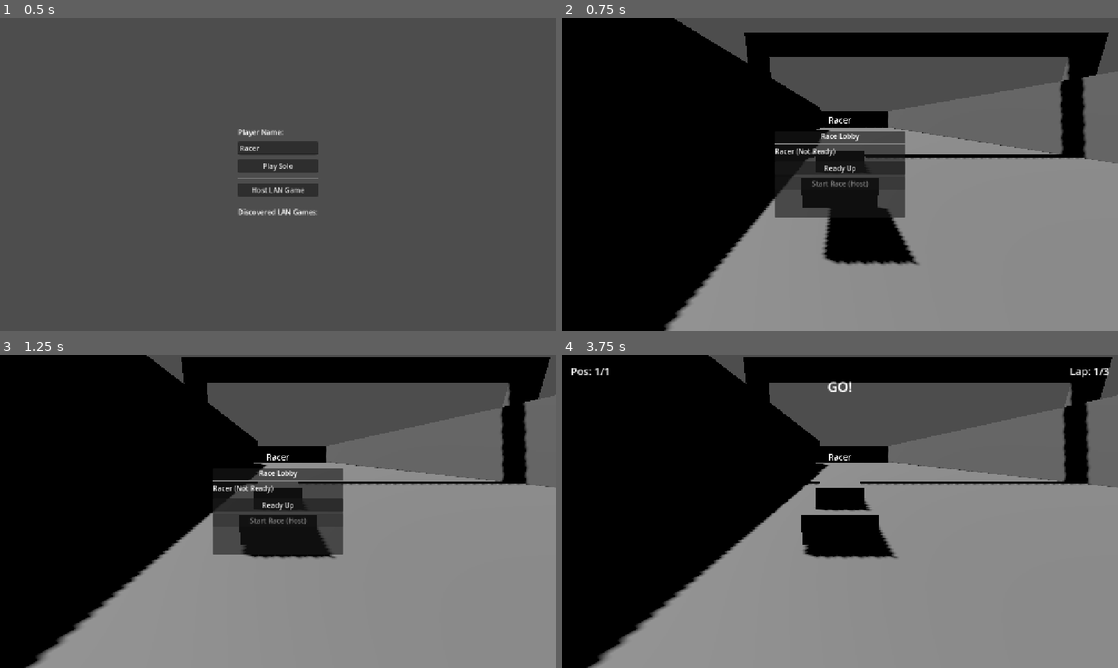
Above: before the commit, frames 1-4 (two rows, left to right).
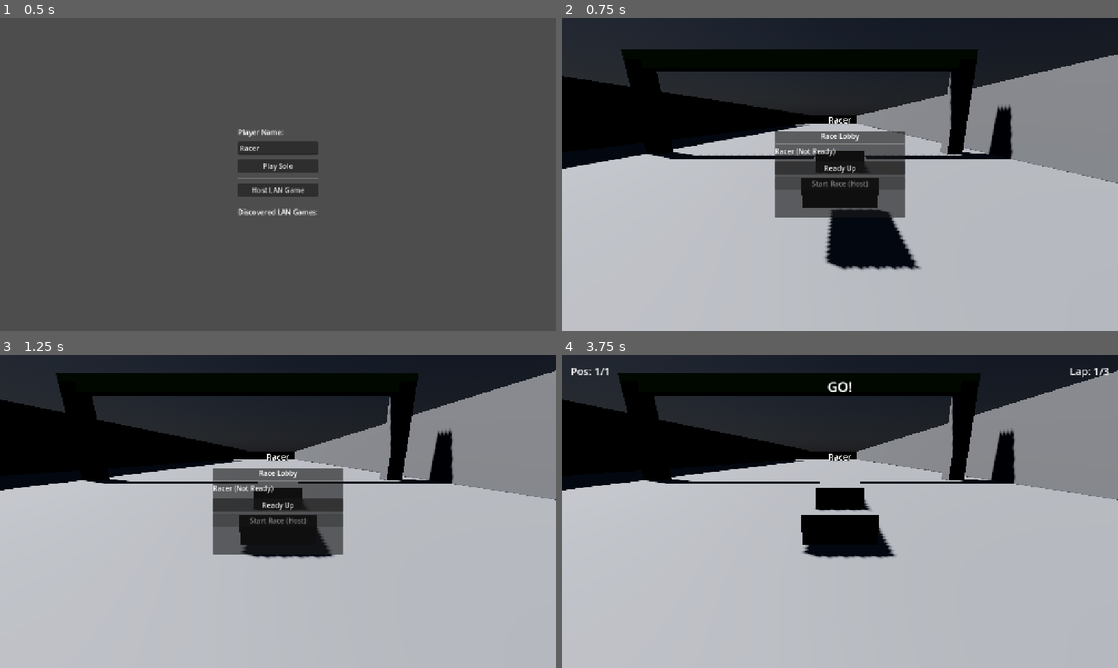
Above: after the commit, the same moments.

Repository: jensbroecher/mein-multiplayergame
Game: Godot game, scene res://Main.tscn
The game is run twice, just before and just after one commit, with the same random seed, the same clock (stepped at 60 frames per second) and the same inputs.
Inputs:
- Up to frame 1 (0.5 s): no input
- Up to frame 2 (0.75 s): click "Play Solo" at 0.5 s
- Up to frame 3 (1.25 s): no input
- Up to frame 4 (3.75 s): click "Ready Up" at 1.25 s; click "Unready" at 2 s; click "Ready Up" at 2.75 s; click "Start Race (Host)" at 3.5 s

Frame 1 is identical in both runs. In frame 2, 81% of the frame differs, in the area x 0-100%, y 0-100%; in frame 3, 82%; in frame 4, 85%.

Commit message:
added sound

Diff:
--- a/Level.gd
+++ b/Level.gd
@@ -2,6 +2,9 @@
 
 const PLAYER_CART = preload("res://PlayerCart.tscn")
 const RACE_UI_SCENE = preload("res://RaceUI.tscn")
+
+@export var finish_line: Area3D
+@export var halfway_checkpoint: Area3D
 
 enum RaceState {LOBBY, RACING, FINISHED}
 var race_state: int = RaceState.LOBBY
@@ -19,7 +22,7 @@
 	race_ui = RACE_UI_SCENE.instantiate()
 	add_child(race_ui)
 
-	_create_checkpoints()
+	_setup_checkpoints()
 
 	if multiplayer.is_server():
 		NetworkManager.player_connected.connect(_on_server_player_connected)
@@ -38,68 +41,18 @@
 	race_ui.ready_pressed.connect(_on_local_ready_pressed)
 	race_ui.start_pressed.connect(_on_host_start_pressed)
 
-func _create_checkpoints():
-	var finish = Area3D.new()
-	finish.name = "FinishLine"
-	finish.position = Vector3(0, 0, 39)
-	var f_shape = CollisionShape3D.new()
-	var b1 = BoxShape3D.new()
-	b1.size = Vector3(2, 10, 30)
-	f_shape.shape = b1
-	finish.add_child(f_shape)
-
-	var finish_mesh = CSGCombiner3D.new()
-	var left_post = CSGBox3D.new()
-	left_post.size = Vector3(1, 6, 1)
-	left_post.position = Vector3(0, 3, -10)
-	finish_mesh.add_child(left_post)
-	var right_post = CSGBox3D.new()
-	right_post.size = Vector3(1, 6, 1)
-	right_post.position = Vector3(0, 3, 10)
-	finish_mesh.add_child(right_post)
-	var top_bar = CSGBox3D.new()
-	top_bar.size = Vector3(1, 1, 21)
-	top_bar.position = Vector3(0, 6, 0)
-	var mat = StandardMaterial3D.new()
-	mat.albedo_color = Color.GREEN
-	top_bar.material = mat
-	finish_mesh.add_child(top_bar)
-	finish.add_child(finish_mesh)
-
-	add_child(finish)
-
-	var halfway = Area3D.new()
-	halfway.name = "Halfway"
-	halfway.position = Vector3(0, 0, -39)
-	var f_shape2 = CollisionShape3D.new()
-	var b2 = BoxShape3D.new()
-	b2.size = Vector3(2, 10, 30)
-	f_shape2.shape = b2
-	halfway.add_child(f_shape2)
-
-	var hw_mesh = CSGCombiner3D.new()
-	var hl_post = CSGBox3D.new()
-	hl_post.size = Vector3(1, 6, 1)
-	hl_post.position = Vector3(0, 3, -10)
-	hw_mesh.add_child(hl_post)
-	var hr_post = CSGBox3D.new()
-	hr_post.size = Vector3(1, 6, 1)
-	hr_post.position = Vector3(0, 3, 10)
-	hw_mesh.add_child(hr_post)
-	var htop = CSGBox3D.new()
-	htop.size = Vector3(1, 1, 21)
-	htop.position = Vector3(0, 6, 0)
-	var hmat = StandardMaterial3D.new()
-	hmat.albedo_color = Color.YELLOW
-	htop.material = hmat
-	hw_mesh.add_child(htop)
-	halfway.add_child(hw_mesh)
-
-	add_child(halfway)
-
-	if multiplayer.is_server():
-		finish.body_entered.connect(_on_finish_line_entered)
-		halfway.body_entered.connect(_on_halfway_entered)
+func _setup_checkpoints():
+	# If not assigned in inspector, try to find by name as fallback
+	if not finish_line:
+		finish_line = get_node_or_null("FinishLine")
+	if not halfway_checkpoint:
+		halfway_checkpoint = get_node_or_null("Halfway")
+
+	if multiplayer.is_server():
+		if finish_line:
+			finish_line.body_entered.connect(_on_finish_line_entered)
+		if halfway_checkpoint:
+			halfway_checkpoint.body_entered.connect(_on_halfway_entered)
 
 func _on_finish_line_entered(body: Node3D):
 	if race_state != RaceState.RACING: return
@@ -223,9 +176,9 @@
 			score = 1000000.0 + (3 - pinfo["pos"]) * 1000 # keep their position
 		else:
 			if pinfo["next_checkpoint"] == 1:
-				dist = cart.global_position.distance_to(Vector3(0, 0, -39))
+				dist = cart.global_position.distance_to(halfway_checkpoint.global_position if halfway_checkpoint else Vector3(0,0,0))
 			else:
-				dist = cart.global_position.distance_to(Vector3(0, 0, 39))
+				dist = cart.global_position.distance_to(finish_line.global_position if finish_line else Vector3(0,0,0))
 
 			score = pinfo["laps"] * 10000.0
 			if pinfo["next_checkpoint"] == 0:
--- a/Level.tscn
+++ b/Level.tscn
@@ -1,64 +1,139 @@
-[gd_scene load_steps=4 format=3 uid="uid://level123"]
+[gd_scene format=3 uid="uid://level123"]
 
-[ext_resource type="Script" path="res://Level.gd" id="1_lev99"]
+[ext_resource type="Script" uid="uid://d2hujjwkl3s4a" path="res://Level.gd" id="1_lev99"]
 
-[sub_resource type="ProceduralSkyMaterial" id="ProceduralSkyMaterial_x"]
-sky_horizon_color = Color(0.64625, 0.65575, 0.67075, 1)
-ground_horizon_color = Color(0.64625, 0.65575, 0.67075, 1)
+[sub_resource type="PhysicalSkyMaterial" id="PhysicalSkyMaterial_clouds"]
+rayleigh_color = Color(0.15, 0.2, 0.4, 1)
+mie_color = Color(0.69, 0.73, 0.77, 1)
+sun_disk_scale = 2.0
 
 [sub_resource type="Sky" id="Sky_y"]
-sky_material = SubResource("ProceduralSkyMaterial_x")
+sky_material = SubResource("PhysicalSkyMaterial_clouds")
 
-[sub_resource type="BoxShape3D" id="BoxShape3D_floor"]
-size = Vector3(100, 1, 100)
+[sub_resource type="Environment" id="Environment_nice"]
+background_mode = 2
+sky = SubResource("Sky_y")
+tonemap_mode = 2
+glow_enabled = true
+volumetric_fog_enabled = true
+volumetric_fog_density = 0.01
+volumetric_fog_albedo = Color(0.8, 0.81, 0.85, 1)
 
-[node name="Level" type="Node3D"]
+[sub_resource type="BoxShape3D" id="BoxShape3D_checkpoint"]
+size = Vector3(20, 10, 5)
+
+[sub_resource type="StandardMaterial3D" id="StandardMaterial3D_finish"]
+albedo_color = Color(0, 1, 0, 1)
+
+[sub_resource type="StandardMaterial3D" id="StandardMaterial3D_halfway"]
+albedo_color = Color(1, 1, 0, 1)
+
+[node name="Level" type="Node3D" unique_id=1916914083]
 script = ExtResource("1_lev99")
 
-[node name="DirectionalLight3D" type="DirectionalLight3D" parent="."]
+[node name="DirectionalLight3D" type="DirectionalLight3D" parent="." unique_id=337555859]
 transform = Transform3D(-0.866025, -0.433013, 0.25, 0, 0.5, 0.866025, -0.5, 0.75, -0.433013, 0, 0, 0)
 shadow_enabled = true
 
-[node name="WorldEnvironment" type="WorldEnvironment" parent="."]
-environment = SubResource("Sky_y")
+[node name="WorldEnvironment" type="WorldEnvironment" parent="." unique_id=1836663372]
+environment = SubResource("Environment_nice")
 
-[node name="Track" type="CSGCombiner3D" parent="."]
+[node name="Track" type="CSGCombiner3D" parent="." unique_id=314708686]
 use_collision = true
 
-[node name="Floor" type="CSGBox3D" parent="Track"]
+[node name="Floor" type="CSGBox3D" parent="Track" unique_id=469957712]
 transform = Transform3D(1, 0, 0, 0, 1, 0, 0, 0, 1, 0, -0.5, 0)
-size = Vector3(120, 1, 120)
+size = Vector3(300, 1, 300)
 
-[node name="OuterBounds" type="CSGBox3D" parent="Track"]
+[node name="OuterBounds" type="CSGBox3D" parent="Track" unique_id=64436333]
 transform = Transform3D(1, 0, 0, 0, 1, 0, 0, 0, 1, 0, 2, 0)
-size = Vector3(100, 4, 100)
+size = Vector3(250, 4, 250)
 
-[node name="InnerBounds" type="CSGBox3D" parent="Track"]
+[node name="InnerBounds" type="CSGBox3D" parent="Track" unique_id=1644707896]
 transform = Transform3D(1, 0, 0, 0, 1, 0, 0, 0, 1, 0, 2, 0)
 operation = 2
-size = Vector3(96, 5, 96)
+size = Vector3(230, 5, 230)
 
-[node name="InnerIsland" type="CSGBox3D" parent="Track"]
+[node name="ObstacleMiddle" type="CSGBox3D" parent="Track" unique_id=303542291]
 transform = Transform3D(1, 0, 0, 0, 1, 0, 0, 0, 1, 0, 2, 0)
-size = Vector3(60, 4, 60)
+size = Vector3(180, 4, 180)
 
-[node name="SpawnPoints" type="Node3D" parent="."]
+[node name="ObstacleMiddleSub" type="CSGBox3D" parent="Track" unique_id=1346263965]
+transform = Transform3D(1, 0, 0, 0, 1, 0, 0, 0, 1, 0, 2, 0)
+operation = 2
+size = Vector3(160, 5, 160)
 
-[node name="Spawn1" type="Marker3D" parent="SpawnPoints"]
-transform = Transform3D(0, 0, -1, 0, 1, 0, 1, 0, 0, -10, 0.5, 34)
+[node name="ChicaneSub" type="CSGBox3D" parent="Track" unique_id=2123455146]
+transform = Transform3D(1, 0, 0, 0, 1, 0, 0, 0, 1, 95, 2, 0)
+operation = 2
+size = Vector3(40, 5, 30)
 
-[node name="Spawn2" type="Marker3D" parent="SpawnPoints"]
-transform = Transform3D(0, 0, -1, 0, 1, 0, 1, 0, 0, -10, 0.5, 44)
+[node name="ChicaneSub2" type="CSGBox3D" parent="Track" unique_id=2127205985]
+transform = Transform3D(1, 0, 0, 0, 1, 0, 0, 0, 1, -95, 2, 0)
+operation = 2
+size = Vector3(40, 5, 30)
 
-[node name="Spawn3" type="Marker3D" parent="SpawnPoints"]
-transform = Transform3D(0, 0, -1, 0, 1, 0, 1, 0, 0, -20, 0.5, 34)
+[node name="SpawnPoints" type="Node3D" parent="." unique_id=1348899380]
 
-[node name="Spawn4" type="Marker3D" parent="SpawnPoints"]
-transform = Transform3D(0, 0, -1, 0, 1, 0, 1, 0, 0, -20, 0.5, 44)
+[node name="Spawn1" type="Marker3D" parent="SpawnPoints" unique_id=970672272]
+transform = Transform3D(0, 0, -1, 0, 1, 0, 1, 0, 0, -10, 0.5, 105)
 
-[node name="Players" type="Node3D" parent="."]
+[node name="Spawn2" type="Marker3D" parent="SpawnPoints" unique_id=939913088]
+transform = Transform3D(0, 0, -1, 0, 1, 0, 1, 0, 0, -10, 0.5, 115)
 
-[node name="PlayerSpawner" type="MultiplayerSpawner" parent="."]
-_spawnable_scenes = PackedStringArray("res://PlayerCart.tscn")
+[node name="Spawn3" type="Marker3D" parent="SpawnPoints" unique_id=969095215]
+transform = Transform3D(0, 0, -1, 0, 1, 0, 1, 0, 0, -20, 0.5, 105)
+
+[node name="Spawn4" type="Marker3D" parent="SpawnPoints" unique_id=1374749789]
+transform = Transform3D(0, 0, -1, 0, 1, 0, 1, 0, 0, -20, 0.5, 115)
+
+[node name="Players" type="Node3D" parent="." unique_id=1251708478]
+
+[node name="FinishLine" type="Area3D" parent="." unique_id=1637951958]
+transform = Transform3D(-4.371139e-08, 0, 1, 0, 1, 0, -1, 0, -4.371139e-08, 0, -0.7727947, 102.64114)
+
+[node name="CollisionShape3D" type="CollisionShape3D" parent="FinishLine" unique_id=1077663900]
+transform = Transform3D(-4.371139e-08, 0, 1, 0, 1, 0, -1, 0, -4.371139e-08, 0, 5, 0)
+shape = SubResource("BoxShape3D_checkpoint")
+
+[node name="VisualGate" type="CSGCombiner3D" parent="FinishLine" unique_id=1865286454]
+
+[node name="LeftPost" type="CSGBox3D" parent="FinishLine/VisualGate" unique_id=2000146831]
+transform = Transform3D(1, 0, 0, 0, 1, 0, 0, 0, 1, -10, 3, 0)
+size = Vector3(1, 6, 1)
+
+[node name="RightPost" type="CSGBox3D" parent="FinishLine/VisualGate" unique_id=1999838663]
+transform = Transform3D(1, 0, 0, 0, 1, 0, 0, 0, 1, 10, 3, 0)
+size = Vector3(1, 6, 1)
+
+[node name="TopBar" type="CSGBox3D" parent="FinishLine/VisualGate" unique_id=1744222530]
+transform = Transform3D(1, 0, 0, 0, 1, 0, 0, 0, 1, 0, 6, 0)
+size = Vector3(21, 1, 1)
+material = SubResource("StandardMaterial3D_finish")
+
+[node name="Halfway" type="Area3D" parent="." unique_id=6535659]
+transform = Transform3D(-4.371139e-08, 0, 1, 0, 1, 0, -1, 0, -4.371139e-08, 0, -1.0620966, -102.31252)
+
+[node name="CollisionShape3D" type="CollisionShape3D" parent="Halfway" unique_id=970656649]
+transform = Transform3D(1, 0, 0, 0, 1, 0, 0, 0, 1, 0, 5, 0)
+shape = SubResource("BoxShape3D_checkpoint")
+
+[node name="VisualGate" type="CSGCombiner3D" parent="Halfway" unique_id=177148747]
+
+[node name="LeftPost" type="CSGBox3D" parent="Halfway/VisualGate" unique_id=899763577]
+transform = Transform3D(1, 0, 0, 0, 1, 0, 0, 0, 1, -10, 3, 0)
+size = Vector3(1, 6, 1)
+
+[node name="RightPost" type="CSGBox3D" parent="Halfway/VisualGate" unique_id=987781105]
+transform = Transform3D(1, 0, 0, 0, 1, 0, 0, 0, 1, 10, 3, 0)
+size = Vector3(1, 6, 1)
+
+[node name="TopBar" type="CSGBox3D" parent="Halfway/VisualGate" unique_id=721812634]
+transform = Transform3D(1, 0, 0, 0, 1, 0, 0, 0, 1, 0, 6, 0)
+size = Vector3(21, 1, 1)
+material = SubResource("StandardMaterial3D_halfway")
+
+[node name="PlayerSpawner" type="MultiplayerSpawner" parent="." unique_id=776326826]
+_spawnable_scenes = PackedStringArray("uid://cart123")
 spawn_path = NodePath("../Players")
 spawn_limit = 4
--- a/PlayerCart.gd
+++ b/PlayerCart.gd
@@ -13,8 +13,10 @@
 const FRICTION = 5.0
 const GRAVITY = 20.0
 
-@onready var camera = $CameraPivot/Camera3D
-@onready var name_tag = $NameTag
+@onready var visuals = $Visuals
+@onready var camera = $Visuals/CameraPivot/Camera3D
+@onready var name_tag = $Visuals/NameTag
+@onready var engine_sound = $EngineSound
 
 var is_local_player = false
 var can_move = false
@@ -33,14 +35,19 @@
 
 	name_tag.text = player_name
 
+	# Ensure engine sound loops and is playing
+	if engine_sound.stream is AudioStreamMP3:
+		engine_sound.stream.loop = true
+	if not engine_sound.playing:
+		engine_sound.play()
+
 	if is_local_player:
 		camera.current = true
-
-		# Now that we're spawned, if we are the new client spawning our cart locally,
-		# we need to tell NetworkManager to register us so others know our name.
-		# But name is synced via MultiplayerSynchronizer (spawn=true), so it should arrive automatically.
 	else:
 		camera.current = false
+
+	# Initial visual snap
+	visuals.global_transform = global_transform
 
 func _enter_tree():
 	_update_authority()
@@ -49,6 +56,24 @@
 	var id = name.to_int()
 	$MultiplayerSynchronizer.set_multiplayer_authority(id)
 	is_local_player = (id == multiplayer.get_unique_id())
+
+func _process(delta):
+	# SMOOTH VISUALS:
+	# The physics body (CharacterBody3D) moves in chunks in _physics_process.
+	# We smoothly lerp the 'Visuals' container to follow it in _process (rendered frames).
+	var target_transform = global_transform
+
+	# If we are remote, we are already lerping 'position/rotation' in physics_process
+	# (which is acceptable for remote players), but for local player this makes it buttery smooth.
+	visuals.global_transform = visuals.global_transform.interpolate_with(target_transform, 25.0 * delta)
+
+	# Modulate engine sound pitch based on speed
+	# We use the current velocity (which is synced for remote players too)
+	var speed = velocity.length()
+	# Base pitch 1.0 at idle, increases with speed. max 2.5
+	engine_sound.pitch_scale = 1.0 + (speed / SPEED) * 1.5
+	# Volume could also be slightly higher when moving
+	engine_sound.unit_size = 1.0 + (speed / SPEED) * 2.0
 
 func _physics_process(delta):
 	# Gravity
@@ -63,8 +88,8 @@
 		rotation.x = lerp_angle(rotation.x, sync_rotation.x, 15.0 * delta)
 		rotation.z = lerp_angle(rotation.z, sync_rotation.z, 15.0 * delta)
 
-		# Also copy actual velocity for local effects (skidmarks, etc if added later)
-		# But we don't call move_and_slide() for remote players, we just sync position.
+		sync_position = position
+		sync_rotation = rotation
 		return
 
 	# Only local player processes physics input from here down
@@ -73,40 +98,45 @@
 		velocity.z = move_toward(velocity.z, 0, FRICTION * delta)
 		move_and_slide()
 
-		# Important: When we can't move (like starting grid), keep sync vars updated
 		sync_position = position
 		sync_rotation = rotation
 		return
 
 	var input_dir = Input.get_vector("ui_left", "ui_right", "ui_up", "ui_down")
 
-	# Steering
-	if input_dir.x != 0 and velocity.length() > 0.5:
+	# Add WASD support
+	if Input.is_key_pressed(KEY_W): input_dir.y -= 1.0
+	if Input.is_key_pressed(KEY_S): input_dir.y += 1.0
+	if Input.is_key_pressed(KEY_A): input_dir.x -= 1.0
+	if Input.is_key_pressed(KEY_D): input_dir.x += 1.0
+	input_dir = input_dir.normalized()
+
+	# Steering - Lowered threshold to 0.1 to prevent stutter at low speeds
+	if input_dir.x != 0 and velocity.length() > 0.1:
 		var steer_dir = -1.0 if velocity.dot(transform.basis.z) > 0 else 1.0
-		# Reverse steering direction if going backwards
 		var steer_amount = input_dir.x * STEER_SPEED * delta * steer_dir
 		rotate_y(-steer_amount)
+		# MOMENTUM ALIGNMENT: Rotate velocity vector so it stays aligned with the car's orientation
+		# This prevents the "sideways skid" feel when turning while coasting
+		velocity = velocity.rotated(Vector3.UP, -steer_amount)
 
 	# Acceleration / Braking
 	var forward_dir = - transform.basis.z
 	var target_speed = 0.0
 
-	if input_dir.y < 0: # Forward (ui_up is -1)
+	if input_dir.y < 0: # Forward
 		target_speed = SPEED
-	elif input_dir.y > 0: # Backward (ui_down is 1)
+	elif input_dir.y > 0: # Backward
 		target_speed = - REVERSE_SPEED
 
 	if target_speed != 0:
-		# Accelerate
 		velocity.x = move_toward(velocity.x, forward_dir.x * target_speed, ACCELERATION * delta)
 		velocity.z = move_toward(velocity.z, forward_dir.z * target_speed, ACCELERATION * delta)
 	else:
-		# Friction
 		velocity.x = move_toward(velocity.x, 0, FRICTION * delta)
 		velocity.z = move_toward(velocity.z, 0, FRICTION * delta)
 
 	move_and_slide()
 
-	# Update sync variables so MultiplayerSynchronizer pushes them
 	sync_position = position
 	sync_rotation = rotation
--- a/PlayerCart.tscn
+++ b/PlayerCart.tscn
@@ -1,6 +1,7 @@
 [gd_scene load_steps=5 format=3 uid="uid://cart123"]
 
 [ext_resource type="Script" path="res://PlayerCart.gd" id="1_cscript"]
+[ext_resource type="AudioStream" uid="uid://d3p8x8r6b8h8y" path="res://sounds/freesound_community-engine-47745.mp3" id="2_sound"]
 
 [sub_resource type="BoxShape3D" id="BoxShape3D_cart"]
 size = Vector3(1.2, 0.8, 2.0)
@@ -23,25 +24,33 @@
 transform = Transform3D(1, 0, 0, 0, 1, 0, 0, 0, 1, 0, 0.4, 0)
 shape = SubResource("BoxShape3D_cart")
 
-[node name="BodyMesh" type="CSGBox3D" parent="."]
+[node name="Visuals" type="Node3D" parent="."]
+top_level = true
+
+[node name="BodyMesh" type="CSGBox3D" parent="Visuals"]
 transform = Transform3D(1, 0, 0, 0, 1, 0, 0, 0, 1, 0, 0.4, 0)
 size = Vector3(1.2, 0.5, 2.0)
 material_override = null
 
-[node name="CabinMesh" type="CSGBox3D" parent="."]
+[node name="CabinMesh" type="CSGBox3D" parent="Visuals"]
 transform = Transform3D(1, 0, 0, 0, 1, 0, 0, 0, 1, 0, 0.8, 0.2)
 size = Vector3(0.8, 0.4, 1.0)
 material_override = null
 
-[node name="NameTag" type="Label3D" parent="."]
+[node name="NameTag" type="Label3D" parent="Visuals"]
 transform = Transform3D(1, 0, 0, 0, 1, 0, 0, 0, 1, 0, 1.5, 0)
 billboard = 1
 text = "Player"
 
-[node name="CameraPivot" type="Node3D" parent="."]
+[node name="CameraPivot" type="Node3D" parent="Visuals"]
 transform = Transform3D(1, 0, 0, 0, 0.965926, 0.258819, 0, -0.258819, 0.965926, 0, 1.5, 4)
 
-[node name="Camera3D" type="Camera3D" parent="CameraPivot"]
+[node name="Camera3D" type="Camera3D" parent="Visuals/CameraPivot"]
+
+[node name="EngineSound" type="AudioStreamPlayer3D" parent="."]
+stream = ExtResource("2_sound")
+autoplay = true
+bus = &"Master"
 
 [node name="MultiplayerSynchronizer" type="MultiplayerSynchronizer" parent="."]
 replication_config = SubResource("SceneReplicationConfig_sync")
Not shown, added: sounds/freesound_community-engine-47745.mp3.import
Not shown, added: sounds/freesound_community-engine-47745.mp3
